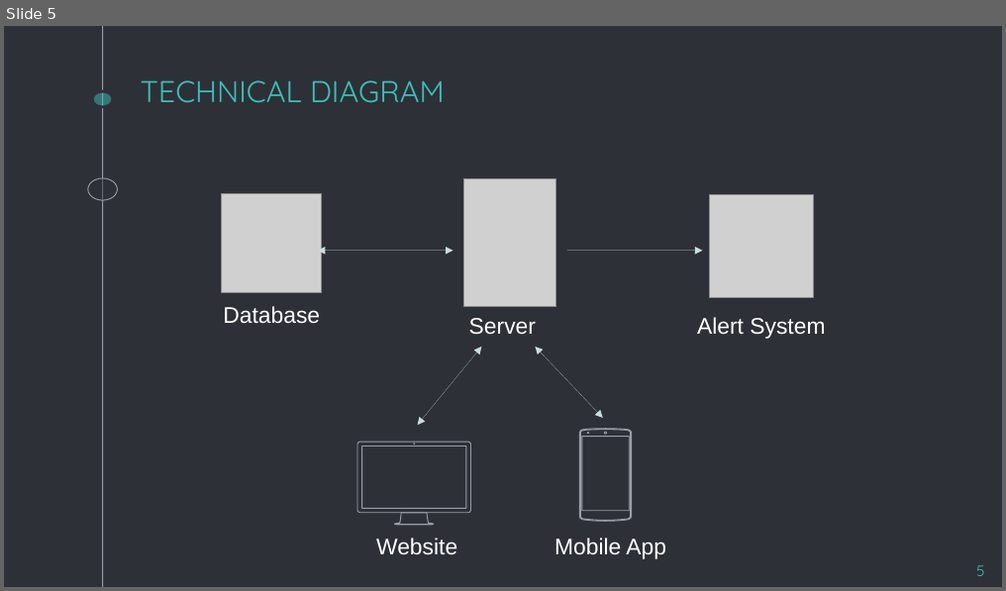
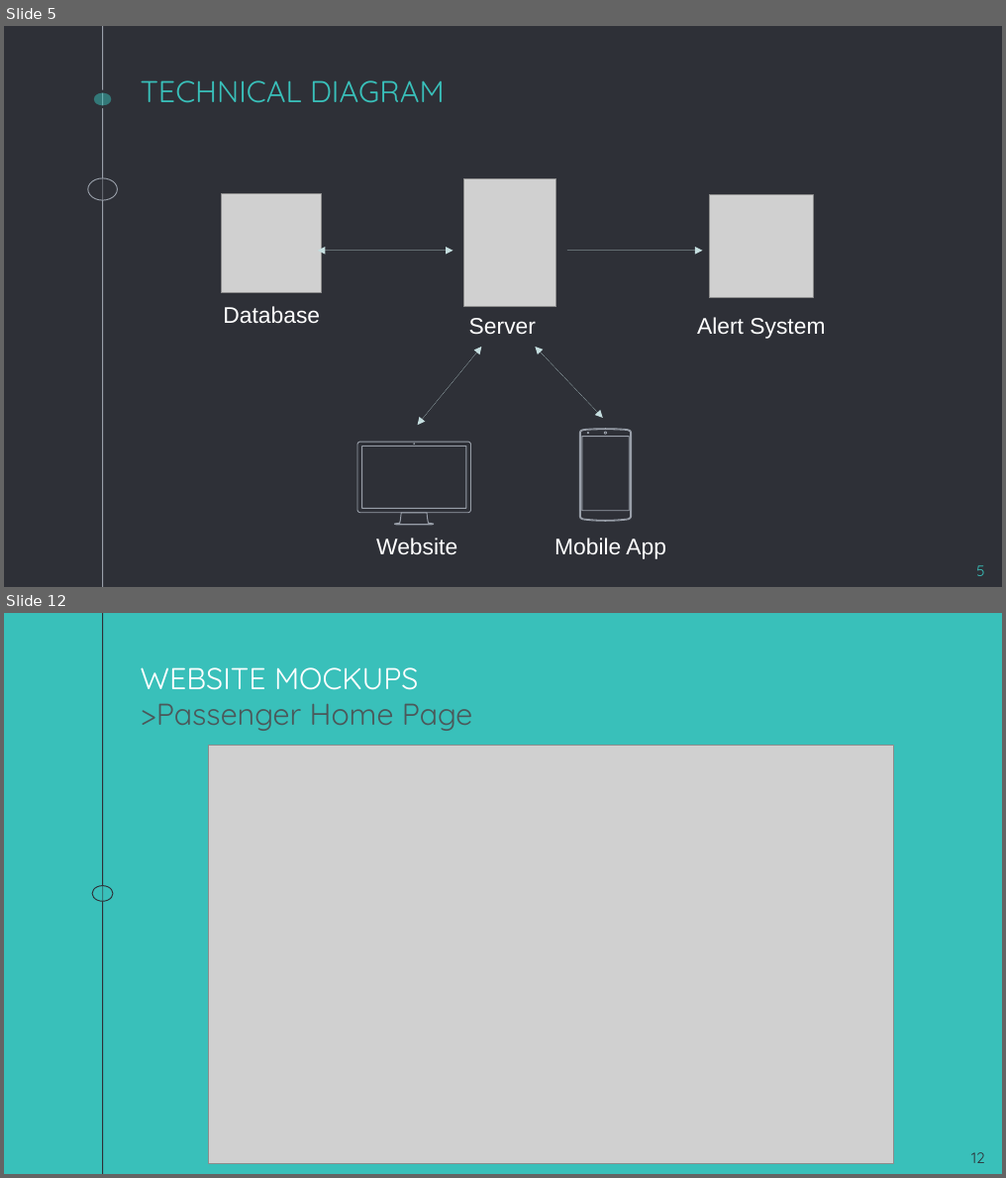
Before and after one commit to andressito/ProjetGLA2019, a slide deck: Projet/Rapport/TD4_GL_G1.odp. Shown one above the other, each under a label of ours: slide 5 before the commit, slides 5 and 12 after it; the slides between them are not shown. The pictures are 1006x591 and 1006x1178 pixels, drawn with LibreOffice and Linux fonts; fonts in the diff are those of the drawing; grey boxes stand for pictures. Boxes give left, top, right and bottom in pixels: in the first picture for what was removed or moved away, otherwise in the second. Text is boxed around its words. In the diff, an @@ line names an element or a change of style, - is before the commit and + after.

```diff
--- a/Projet/Rapport/TD4_GL_G1.odp
+++ b/Projet/Rapport/TD4_GL_G1.odp
@@ slide 12 added at (4, 613, 1002, 1174), background #39C0BA @@
@@ line added from (103, 613) to (103, 1174), #2E3037 0.74 pt @@
@@ title added at (141, 667, 419, 690), 24 pt, text #FFFFFF @@
+WEBSITE MOCKUPS
@@ title added at (141, 704, 473, 731), 24 pt, text #4B585A @@
+>Passenger Home Page
@@ picture added at (209, 746, 894, 1164) @@
@@ ellipse added at (92, 885, 113, 901), fill #39C0BA at 50% opacity, outline #2E3037 0.74 pt @@
@@ page number added at (971, 1153, 985, 1163), 12 pt, text #2E3037 @@
+12
```
Also in this commit, not shown: 3 slides changed, 26 other slides added, 1 slide removed, 1 other file.
